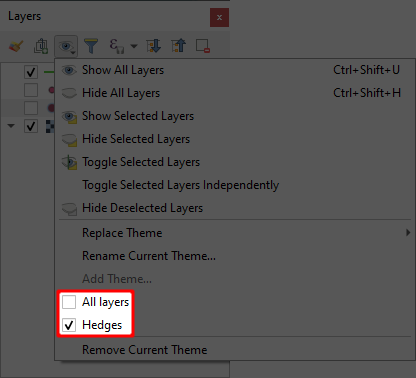
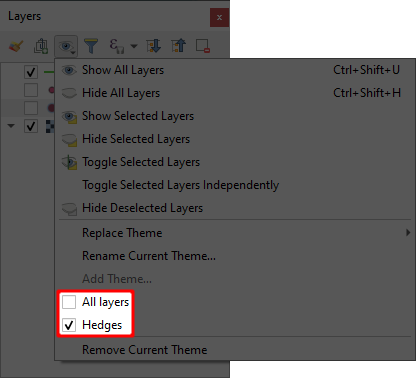
Layered file, before and after one edit (416px x 378px). Changes by layer:
painted on "Black" over [230, 0, 416, 378]
